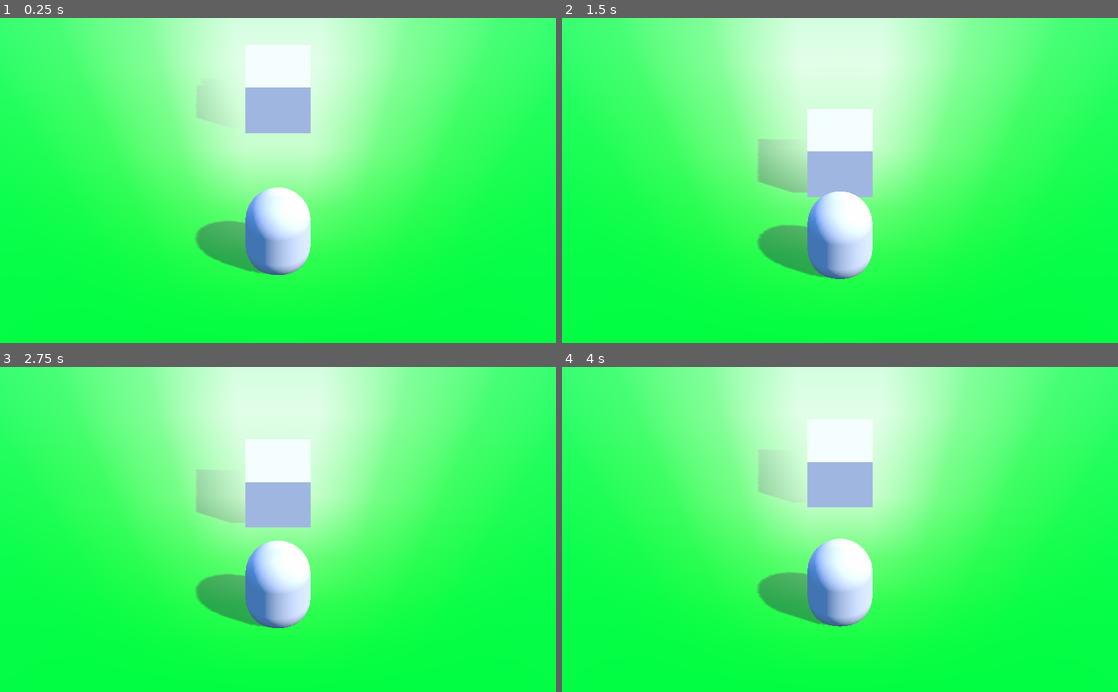
Above: before the commit, frames 1-4 (two rows, left to right).
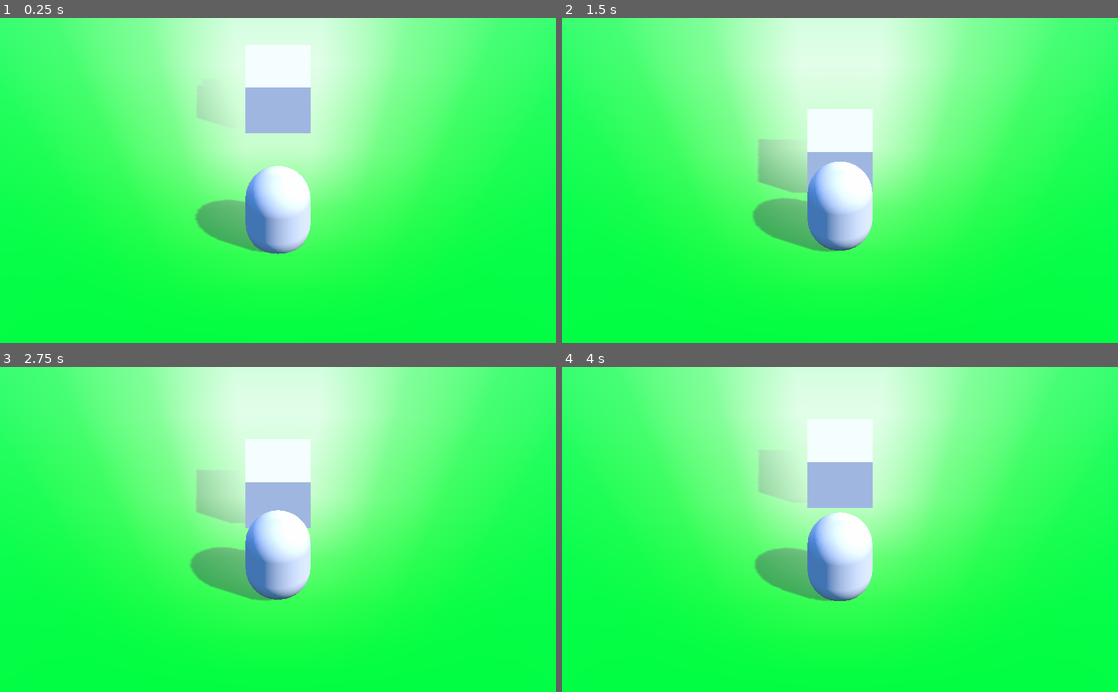
Above: after the commit, the same moments.

Repository: JohnMeadow1/ShroomDoom
Game: Godot game, scene res://main.tscn
Same seed, same stepped clock (60 frames per second), same inputs: the game is played once before the commit and once after it.
Inputs (mouse positions are in pixels of both pictures, inside the frame that each line leads up to):
- Up to frame 1 (0.25 s): no input
- Up to frame 2 (1.5 s): tap Enter at 0.5 s; move the mouse to (962, 164) at 0.52 s; hold Up (move_up_p1) 0.53-1.28 s; move the mouse to (728, 196) at 1.27 s; hold Down (move_down_p1) from 1.28 s (still down)
- Up to frame 3 (2.75 s): move the mouse to (333, 458) at 2.02 s; release Down (move_down_p1) at 2.03 s; hold Up (move_up_p1) from 2.03 s (still down)
- Up to frame 4 (4 s): move the mouse to (812, 594) at 2.77 s; tap Space at 3.5 s; move the mouse to (1006, 578) at 3.52 s; release Up (move_up_p1) at 3.53 s; hold Down (move_down_p1) from 3.53 s (still down)

The runs differ from the first frame. In frame 1, 3.8% of the frame differs, in the area x 35-56%, y 45-80%; in frame 2, 5.1%; in frame 3, 5.1%, in the area x 34-56%, y 44-81%; in frame 4, 4.5%.

Commit message:
character fix

Diff:
--- a/source/main.tscn
+++ b/source/main.tscn
@@ -84,7 +84,7 @@
 
 extents = Vector3( 1, 1, 1 )
 
-[node name="main" type="Node"]
+[node name="main" type="Node" index="0"]
 
 script = ExtResource( 1 )
 
@@ -106,7 +106,7 @@
 
 [node name="player" type="MeshInstance" parent="." index="1" instance=ExtResource( 2 )]
 
-transform = Transform( 1, 0, 0, 0, -4.37114e-008, -1, 0, 1, -4.37114e-008, 0, 1, 0 )
+transform = Transform( 1, 0, 0, 0, -4.37114e-008, -1, 0, 1, -4.37114e-008, -0.00610328, 1.00805, -0.000239372 )
 layers = 1
 material_override = null
 cast_shadow = 1
--- a/source/player/player.gd
+++ b/source/player/player.gd
@@ -63,6 +63,6 @@
 				walk_cycle = 0
 #		print (walk_cycle)
 
-	$MeshInstance.translation.y = 1 + sin( walk_cycle ) * 0.2
+	$MeshInstance.translation.z =  -sin( walk_cycle ) * 0.2
 	move = move_and_slide(move)
 	move *= 0.90
--- a/source/player/player.tscn
+++ b/source/player/player.tscn
@@ -15,7 +15,7 @@
 radial_segments = 64
 rings = 8
 
-[node name="player" type="KinematicBody" index="0"]
+[node name="player" type="KinematicBody"]
 
 transform = Transform( 1, 0, 0, 0, -4.37114e-008, -1, 0, 1, -4.37114e-008, 0, 1, 0 )
 input_ray_pickable = true
